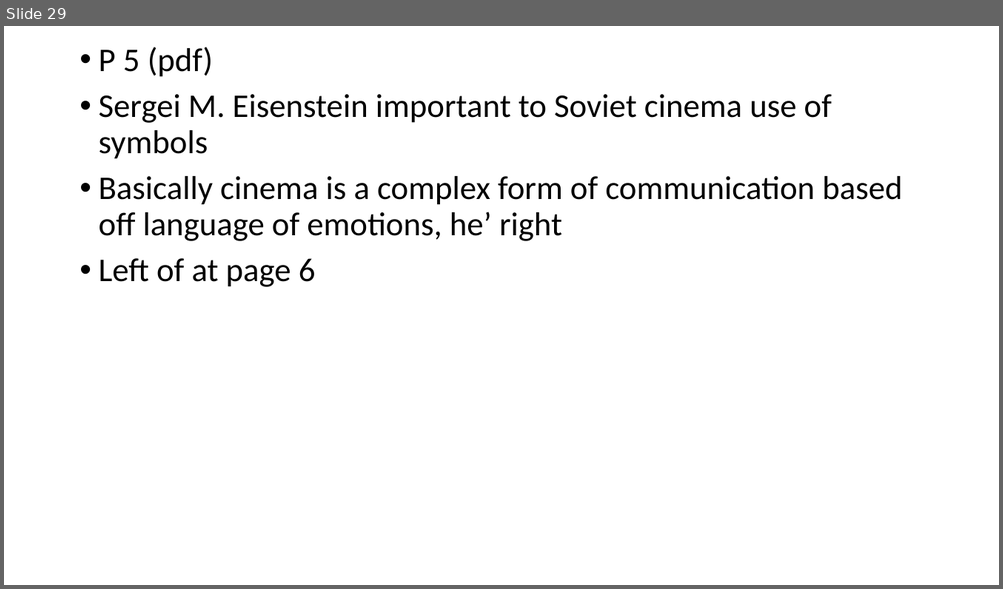
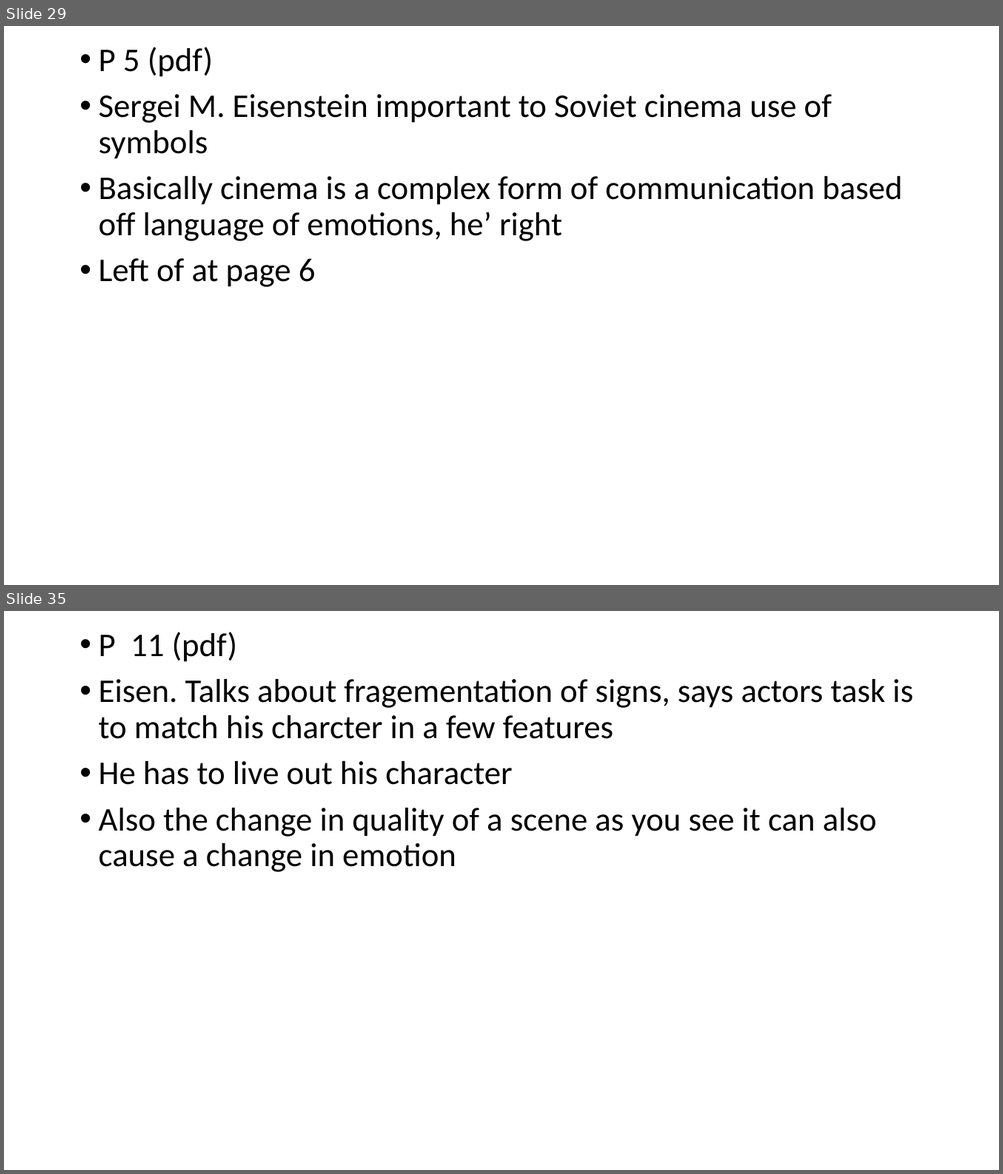
Before and after one commit to MichaelOdumosu57/Spring_2017, a slide deck: Spring 2017 Semester/Music or Arts/ARUS HW/6 ARUS HW/ARUS HW#6 notes.pptx. Shown one above the other, each under a label of ours: slide 29 before the commit, slides 29 and 35 after it; the slides between them are not shown. The pictures are 1003x589 and 1003x1174 pixels, drawn with LibreOffice and Linux fonts; fonts in the diff are those of the drawing. Boxes give left, top, right and bottom in pixels: in the first picture for what was removed or moved away, otherwise in the second. Text is boxed around its words. In the diff, an @@ line names an element or a change of style, - is before the commit and + after.

```diff
--- a/Spring 2017 Semester/Music or Arts/ARUS HW/6 ARUS HW/ARUS HW#6 notes.pptx
+++ b/Spring 2017 Semester/Music or Arts/ARUS HW/6 ARUS HW/ARUS HW#6 notes.pptx
@@ slide 35 added at box(4, 611, 999, 1170), background #FFFFFF @@
@@ text added at box(99, 632, 913, 872), 32 pt, text #000000 @@
+• P 11 (pdf)
+• Eisen. Talks about fragementation of signs, says actors task is to match his charcter in a few features
+• He has to live out his character
+• Also the change in quality of a scene as you see it can also cause a change in emotion
```
Also in this commit, not shown: 1 slide changed, 6 other slides added, 7 other files.
